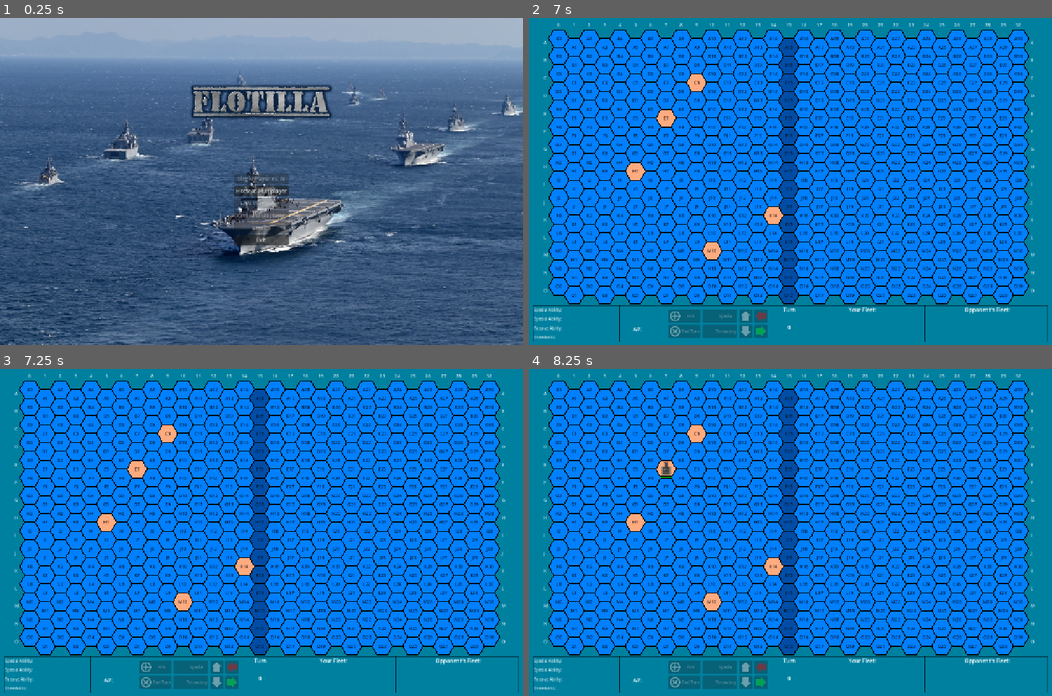
Above: before the commit, frames 1-4 (two rows, left to right).
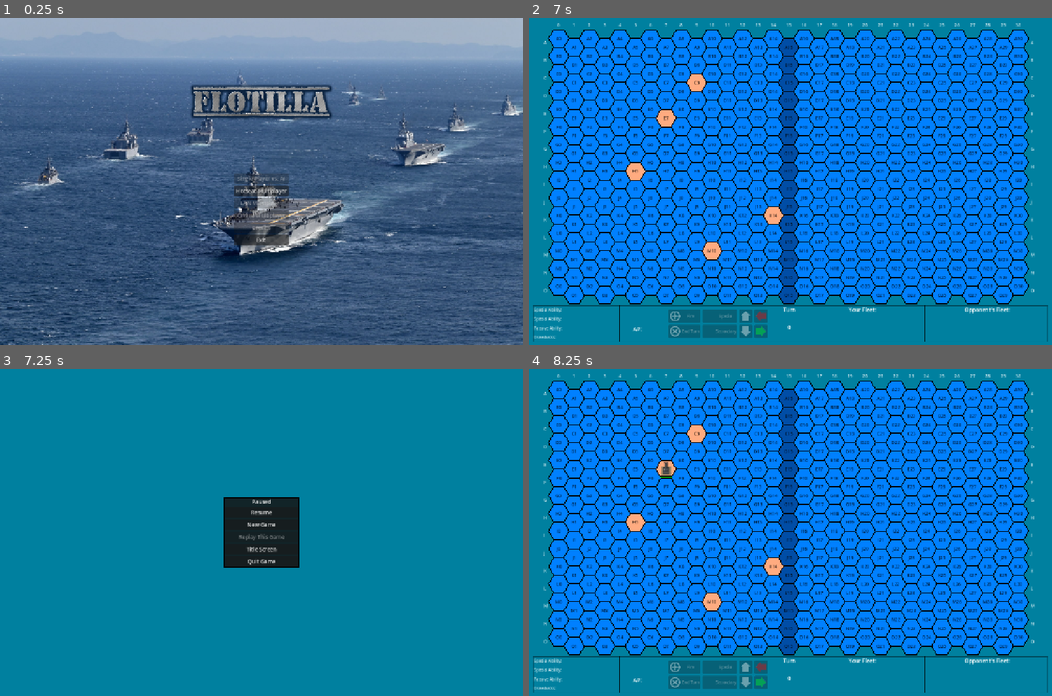
Above: after the commit, the same moments.

Repository: rsucco/flotilla
Game: Godot game, scene res://title_screen.tscn
Two runs of this game, one before a commit and one after it. Both use one fixed random seed, a clock stepped at 60 frames per second and the inputs below. Sound files missing from this copy of the repository are replaced by a short silence.
Inputs (mouse positions are in pixels of both pictures, inside the frame that each line leads up to):
- Up to frame 1 (0.25 s): no input
- Up to frame 2 (7 s): click "Hotseat Multiplayer" at 0.5 s; click "Classic" at 1.25 s; click "Classic" at 2 s; click "OK" at 2.75 s; tap Enter at 3.5, 5, 6.5 s; move the mouse to (905, 165) at 3.52 s; hold Shift 3.53-4.25 s; click (905, 165) at 3.67 s; tap Space at 4.25, 5.75 s; drag from (685, 197) to (764, 246) at 4.27 s; move the mouse to (842, 109) at 5.02 s; tap Ctrl at 5.1 s; click (842, 109) at 5.17 s; drag from (764, 246) to (633, 132) at 5.77 s; move the mouse to (947, 230) at 6.52 s; tap Alt at 6.6 s; click (947, 230) at 6.67 s
- Up to frame 3 (7.25 s): tap Escape (ui_cancel) at 7.15 s
- Up to frame 4 (8.25 s): click (790, 512) at 7.25 s, where only the run after the commit has a clickable "Resume"; tap Space at 8 s; drag from (633, 483) to (712, 450) at 8.02 s

Frames 1-2 are identical in both runs. In frame 3, 77% of the frame differs, in the area x 0-100%, y 1-99%; in frame 4, nothing differs.

Commit message:
Add an Esc menu with new game, replay and quit
Hot-seat had no way to leave or restart a game short of finishing it.
The menu pauses the game and covers the board so the other player can't
peek. Game timers now respect the pause so effects freeze with it.

Co-Authored-By: Claude Opus 5.5 <noreply@anthropic.com>
Claude-Session: https://claude.ai/code/session_01RJFCS1yugPghndaArYwDni

Diff:
--- a/grid.gd
+++ b/grid.gd
@@ -71,6 +71,22 @@
 	return count
 
 
+func get_islands() -> Array[Vector2i]:
+	var islands: Array[Vector2i] = []
+	for x in COLUMNS:
+		for y in ROWS:
+			if tiles[x][y].island:
+				islands.append(Vector2i(x, y))
+	return islands
+
+
+# Replaces the random islands, e.g. to replay a board
+func set_islands(islands: Array[Vector2i]) -> void:
+	for x in COLUMNS:
+		for y in ROWS:
+			tiles[x][y].island = islands.has(Vector2i(x, y))
+
+
 # Returns the endpoints of every in-bounds walk of exactly `distance` steps.
 # Distance 1 is the six neighbors (excluding the hex itself); distance 2+
 # includes the hex itself and duplicates, so callers dedupe.
--- /dev/null
+++ b/gui/pause_menu.gd
@@ -0,0 +1,82 @@
+class_name PauseMenu
+extends CanvasLayer
+# Esc menu. Pauses the game and covers the board, so the other hot-seat player
+# can't see your fleet while it's open.
+
+signal replay_requested
+
+# Set once both fleets are placed; there's nothing to replay before that
+var can_replay := false:
+	set(value):
+		can_replay = value
+		replay.disabled = not value
+var pending: Callable
+
+@onready var main: Control = $Panel/Main
+@onready var confirm: Control = $Panel/Confirm
+@onready var replay: Button = $Panel/Main/Replay
+
+
+func _ready() -> void:
+	# Closing the tab is the way to quit on Web
+	$Panel/Main/Quit.visible = not OS.has_feature("web")
+	replay.disabled = not can_replay
+
+
+func _unhandled_input(event: InputEvent) -> void:
+	if event.is_action_pressed("ui_cancel"):
+		get_viewport().set_input_as_handled()
+		if visible:
+			close()
+		else:
+			open()
+
+
+func open() -> void:
+	main.visible = true
+	confirm.visible = false
+	visible = true
+	get_tree().paused = true
+
+
+func close() -> void:
+	visible = false
+	get_tree().paused = false
+
+
+# Asks before running something that throws the current game away
+func ask(action: Callable) -> void:
+	pending = action
+	main.visible = false
+	confirm.visible = true
+
+
+func _on_resume_pressed() -> void:
+	close()
+
+
+func _on_new_game_pressed() -> void:
+	ask(get_tree().reload_current_scene)
+
+
+func _on_replay_pressed() -> void:
+	ask(func() -> void: replay_requested.emit())
+
+
+func _on_title_pressed() -> void:
+	ask(get_tree().change_scene_to_file.bind("res://title_screen.tscn"))
+
+
+func _on_quit_pressed() -> void:
+	ask(get_tree().quit)
+
+
+func _on_yes_pressed() -> void:
+	# The pause would otherwise carry over into the next scene
+	get_tree().paused = false
+	pending.call()
+
+
+func _on_no_pressed() -> void:
+	main.visible = true
+	confirm.visible = false
--- /dev/null
+++ b/gui/pause_menu.tscn
@@ -0,0 +1,89 @@
+[gd_scene format=3]
+
+[ext_resource type="Script" path="res://gui/pause_menu.gd" id="1"]
+[ext_resource type="StyleBox" path="res://gui/popup.tres" id="2"]
+
+[node name="PauseMenu" type="CanvasLayer"]
+process_mode = 3
+layer = 10
+visible = false
+script = ExtResource("1")
+
+[node name="Cover" type="ColorRect" parent="."]
+anchors_preset = 15
+anchor_right = 1.0
+anchor_bottom = 1.0
+grow_horizontal = 2
+grow_vertical = 2
+color = Color(0, 0.501961, 0.623529, 1)
+
+[node name="Panel" type="PanelContainer" parent="."]
+anchors_preset = 8
+anchor_left = 0.5
+anchor_top = 0.5
+anchor_right = 0.5
+anchor_bottom = 0.5
+grow_horizontal = 2
+grow_vertical = 2
+theme_override_styles/panel = ExtResource("2")
+
+[node name="Main" type="VBoxContainer" parent="Panel"]
+custom_minimum_size = Vector2(180, 0)
+layout_mode = 2
+
+[node name="Label" type="Label" parent="Panel/Main"]
+layout_mode = 2
+text = "Paused"
+horizontal_alignment = 1
+
+[node name="Resume" type="Button" parent="Panel/Main"]
+layout_mode = 2
+text = "Resume"
+
+[node name="NewGame" type="Button" parent="Panel/Main"]
+layout_mode = 2
+text = "New Game"
+
+[node name="Replay" type="Button" parent="Panel/Main"]
+layout_mode = 2
+text = "Replay This Game"
+
+[node name="Title" type="Button" parent="Panel/Main"]
+layout_mode = 2
+text = "Title Screen"
+
+[node name="Quit" type="Button" parent="Panel/Main"]
+layout_mode = 2
+text = "Quit Game"
+
+[node name="Confirm" type="VBoxContainer" parent="Panel"]
+visible = false
+custom_minimum_size = Vector2(180, 0)
+layout_mode = 2
+
+[node name="Label" type="Label" parent="Panel/Confirm"]
+layout_mode = 2
+text = "Abandon this game?"
+horizontal_alignment = 1
+
+[node name="Buttons" type="HBoxContainer" parent="Panel/Confirm"]
+layout_mode = 2
+alignment = 1
+
+[node name="Yes" type="Button" parent="Panel/Confirm/Buttons"]
+custom_minimum_size = Vector2(60, 0)
+layout_mode = 2
+text = "Yes"
+
+[node name="No" type="Button" parent="Panel/Confirm/Buttons"]
+custom_minimum_size = Vector2(60, 0)
+layout_mode = 2
+text = "No"
+
+[connection signal="pressed" from="Panel/Main/Resume" to="." method="_on_resume_pressed"]
+[connection signal="pressed" from="Panel/Main/NewGame" to="." method="_on_new_game_pressed"]
+[connection signal="pressed" from="Panel/Main/Replay" to="." method="_on_replay_pressed"]
+[connection signal="pressed" from="Panel/Main/Title" to="." method="_on_title_pressed"]
+[connection signal="pressed" from="Panel/Main/Quit" to="." method="_on_quit_pressed"]
+[connection signal="pressed" from="Panel/Confirm/Buttons/Yes" to="." method="_on_yes_pressed"]
+[connection signal="pressed" from="Panel/Confirm/Buttons/No" to="." method="_on_no_pressed"]
--- a/root.gd
+++ b/root.gd
@@ -9,12 +9,19 @@
 const TURN_SWAP_SCENE := preload("res://gui/local_turn_swap.tscn")
 const VICTORY_SCENE := preload("res://gui/victory.tscn")
 
+# "Replay This Game" keeps the board and both fleets across a scene reload
+static var replay := {}
+
 var grid: Grid
 var gui: GUI
 var players: Array[LocalPlayer] = []
 var player_up := 0
 var current_turn := 0
 var swapping := false
+# The board and fleets this game started with, once both players have chosen
+var setup := {}
+
+@onready var pause_menu: PauseMenu = $PauseMenu
 
 
 func _ready() -> void:
@@ -31,10 +38,18 @@
 func play_game() -> void:
 	grid = Grid.new()
 	player_up = 0
+	var selections: Array = []
+	if not replay.is_empty():
+		grid.set_islands(replay.islands)
+		selections = replay.selections
+		replay = {}
 	# Ship selection and placement
 	for player in players:
-		var selection := await player.get_ship_selection()
-		await player.place_ships(selection)
+		if selections.size() <= player.player_num:
+			selections.append(await player.get_ship_selection())
+		await player.place_ships(selections[player.player_num])
+	setup = {"islands": grid.get_islands(), "selections": selections}
+	pause_menu.can_replay = true
 	gui.update_fleets()
 	# Play until one player has no more ships
 	while not players[0].ships.is_empty() and not players[1].ships.is_empty():
@@ -70,6 +85,11 @@
 	add_child(victory)
 
 
+func _on_pause_menu_replay_requested() -> void:
+	replay = setup
+	get_tree().reload_current_scene()
+
+
 func get_ship_at_hex(hex: Vector2i) -> Ship:
 	for player in players:
 		var ship := player.get_ship_at_hex(hex)
--- a/root.tscn
+++ b/root.tscn
@@ -4,6 +4,7 @@
 [ext_resource type="PackedScene" path="res://gui/tile_history.tscn" id="2"]
 [ext_resource type="AudioStream" path="res://audio/game_music.ogg" id="3"]
 [ext_resource type="Script" path="res://root.gd" id="4"]
+[ext_resource type="PackedScene" path="res://gui/pause_menu.tscn" id="5"]
 
 [node name="Root" type="Node2D"]
 script = ExtResource("4")
@@ -21,3 +22,7 @@
 stream = ExtResource("3")
 volume_db = -12.0
 autoplay = true
+
+[node name="PauseMenu" parent="." instance=ExtResource("5")]
+
+[connection signal="replay_requested" from="PauseMenu" to="." method="_on_pause_menu_replay_requested"]
--- a/ships/battleship.gd
+++ b/ships/battleship.gd
@@ -69,7 +69,7 @@
 			root.add_child(last)
 			last.launch(turret.global_position + offset, targets[i * 2 + barrel])
 		# Stagger fire times slightly
-		await get_tree().create_timer(0.075).timeout
+		await get_tree().create_timer(0.075, false).timeout
 	await last.done
 
 
--- a/ships/projectiles/ew_strike.gd
+++ b/ships/projectiles/ew_strike.gd
@@ -13,7 +13,7 @@
 	Sfx.play(self, EW_SOUND)
 	position = pos
 	add_child(make_static())
-	await get_tree().create_timer(0.5).timeout
+	await get_tree().create_timer(0.5, false).timeout
 	queue_free()
 
 
--- a/ships/projectiles/missile.gd
+++ b/ships/projectiles/missile.gd
@@ -47,7 +47,7 @@
 	else:
 		sound.stream = rotate_sound
 		sound.play()
-		await get_tree().create_timer(0.5).timeout
+		await get_tree().create_timer(0.5, false).timeout
 		var tween := create_tween()
 		(
 			tween
--- a/ships/projectiles/nuke.gd
+++ b/ships/projectiles/nuke.gd
@@ -69,7 +69,7 @@
 	)
 	await tween.finished
 
-	await get_tree().create_timer(1.0).timeout
+	await get_tree().create_timer(1.0, false).timeout
 	fire.queue_free()
 	smoke.queue_free()
 	flash.queue_free()
--- a/ships/projectiles/projectile.gd
+++ b/ships/projectiles/projectile.gd
@@ -92,7 +92,7 @@
 	smoke.position = pos
 	root.add_child(smoke)
 
-	await get_tree().create_timer(0.9).timeout
+	await get_tree().create_timer(0.9, false).timeout
 	fire.queue_free()
 	smoke.queue_free()
 	if sound and sound.playing:
@@ -120,7 +120,7 @@
 	ripples.position = pos
 	root.add_child(ripples)
 
-	await get_tree().create_timer(ripples.lifetime).timeout
+	await get_tree().create_timer(ripples.lifetime, false).timeout
 	ripples.queue_free()
 	if sound.playing:
 		await sound.finished
--- /dev/null
+++ b/test/integration/test_pause_menu.gd
@@ -0,0 +1,67 @@
+extends GutTest
+# The Esc menu and replaying a game's setup
+
+const ROOT_SCENE := preload("res://root.tscn")
+const GameDriver := preload("res://test/game_driver.gd")
+
+
+func after_each() -> void:
+	get_tree().paused = false
+	Root.replay = {}
+
+
+func press_esc(game: Root) -> void:
+	var event := InputEventKey.new()
+	event.keycode = KEY_ESCAPE
+	event.pressed = true
+	game.get_viewport().push_input(event)
+
+
+func test_esc_pauses_and_resumes() -> void:
+	var game: Root = add_child_autofree(ROOT_SCENE.instantiate())
+	var menu := game.pause_menu
+	press_esc(game)
+	assert_true(menu.visible, "opens")
+	assert_true(get_tree().paused, "pauses the game")
+	press_esc(game)
+	assert_false(menu.visible, "closes")
+	assert_false(get_tree().paused, "unpauses")
+
+
+func test_destructive_items_ask_first() -> void:
+	var game: Root = add_child_autofree(ROOT_SCENE.instantiate())
+	var menu := game.pause_menu
+	menu.open()
+	menu.get_node("Panel/Main/NewGame").pressed.emit()
+	assert_true(menu.get_node("Panel/Confirm").visible, "asks")
+	menu.get_node("Panel/Confirm/Buttons/No").pressed.emit()
+	assert_true(menu.get_node("Panel/Main").visible, "back to the menu")
+	assert_true(menu.visible, "still open")
+
+
+func test_replay_needs_a_finished_setup() -> void:
+	get_node("/root/GutRunner/GutLayer").visible = false
+	var game: Root = add_child_autofree(ROOT_SCENE.instantiate())
+	var driver := GameDriver.new(game)
+	driver.prepare_board()
+	assert_true(game.pause_menu.get_node("Panel/Main/Replay").disabled, "nothing to replay yet")
+	await driver.start_game()
+	assert_false(game.pause_menu.get_node("Panel/Main/Replay").disabled)
+	assert_eq(game.setup.islands, game.grid.get_islands())
+	assert_eq(game.setup.selections.size(), 2)
+	get_node("/root/GutRunner/GutLayer").visible = true
+
+
+func test_replay_keeps_board_and_fleets_but_places_again() -> void:
+	var islands: Array[Vector2i] = [Vector2i(2, 3), Vector2i(20, 9)]
+	var fleet := {"Destroyer": 1, "Submarine": 2}
+	Root.replay = {"islands": islands, "selections": [fleet, fleet]}
+	var game: Root = add_child_autofree(ROOT_SCENE.instantiate())
+	var driver := GameDriver.new(game)
+	assert_eq(game.grid.get_islands(), islands)
+	var ship := await driver.placing_ship(game.players[0])
+	assert_eq(ship.ship_type, "destroyer", "skips ship selection")
+	assert_null(
+		driver._dialog(game.players[0], "res://gui/ship_selection.tscn"), "no selection dialog"
+	)
+	assert_true(Root.replay.is_empty(), "only replays once")
Not shown, added: gui/pause_menu.gd.uid
Not shown, added: test/integration/test_pause_menu.gd.uid
Not shown, changed: CLAUDE.md
